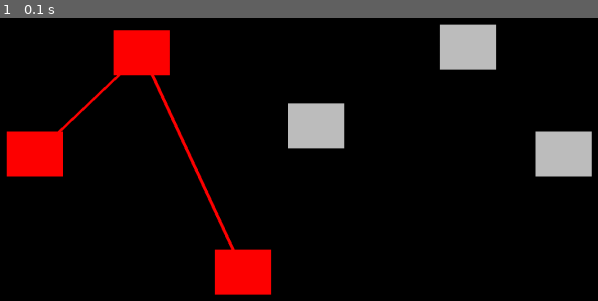
Above: before the commit, frame 1.
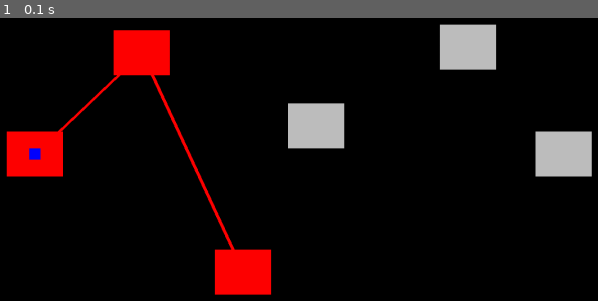
Above: after the commit, the same moment.

Repository: harryodubhghaill/pygame-platformer
Game: pygame game, started from main.py
Two runs of this game, one before a commit and one after it. Both use one fixed random seed, a clock stepped at 60 frames per second and the inputs below.
Inputs:
- Up to frame 1 (0.1 s): no input

The runs differ from the first frame. In frame 1, less than 0.1% of the frame differs, in the area x 4-7%, y 45-51%.

Commit message:
add player icon to current level node

Diff:
--- a/overworld.py
+++ b/overworld.py
@@ -10,6 +10,13 @@
         else:
             self.image.fill('grey')
         self.rect = self.image.get_rect(center = pos)
+
+class Icon(pygame.sprite.Sprite):
+    def __init__(self, pos):
+        super().__init__()
+        self.image = pygame.Surface((20, 20))
+        self.image.fill('blue')
+        self.rect = self.image.get_rect(center = pos)
 class Overworld:
     def __init__(self, start_level, max_level, surface):
 
@@ -20,6 +27,7 @@
 
         # sprites
         self.setup_nodes()
+        self.setup_icon()
 
     def setup_nodes(self):
         self.nodes = pygame.sprite.Group()
@@ -36,6 +44,12 @@
         points = [node['node_pos'] for index,node in enumerate(levels.values()) if index <= self.max_level]
         pygame.draw.lines(self.display_surface, 'red', False, points, 6)
 
+    def setup_icon(self):
+        self.icon = pygame.sprite.GroupSingle()
+        icon_sprite = Icon(self.nodes.sprites()[self.current_level].rect.center)
+        self.icon.add(icon_sprite)
+
     def run(self):
         self.draw_paths()
         self.nodes.draw(self.display_surface)
+        self.icon.draw(self.display_surface)
